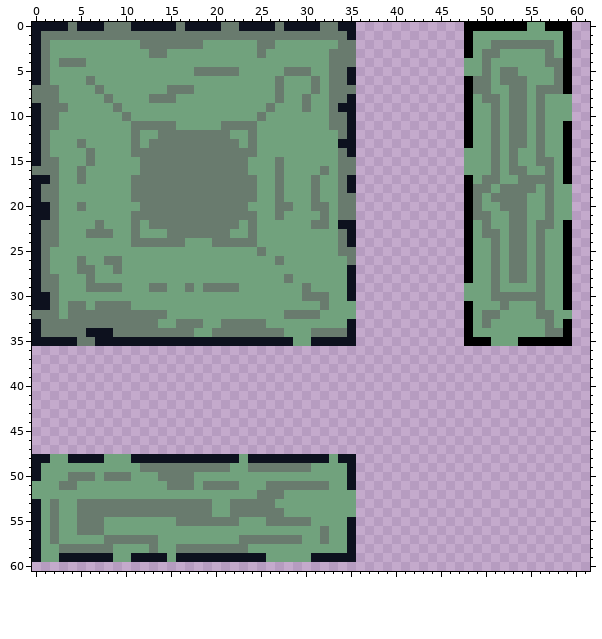
Sprite sheet -- art/myArt/walls.png. The first picture shows the starting point.
The file is 72x72 pixels. Shown: x 0..61, y 0..60.
After the commit:
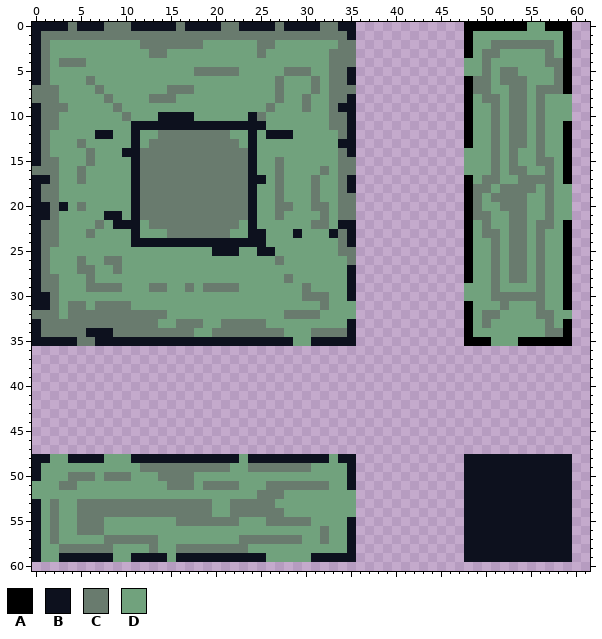
Palette (. is transparent): A #000000  B #0d111e  C #697b6e  D #71a27d
The exact change:
@@ x 1..35 @@
  9 CCCDDDDDCDDDDDDDDDDDDDDDDCDDDCDDCBB
-10 CCDDDDDDDCDDDDDDDDDDDDDDCDDDDDDDCCB
-11 CCDDDDDDDDCCCCCDDDDDCCCCDDDDDDDDCCB
-12 CDDDDDDDDDCDDCCCCCCCCDDCDDDDDDDDDCB
-13 CDDDCDDDDDCDCCCCCCCCCCDCDDDDDDDDDBB
-14 CDDDDCDDDDCCCCCCCCCCCCCCDDDDDDDDDCB
-15 CCDDDCDDDDDCCCCCCCCCCCCDDDCDDDDDDCC
-16 CCDDCDDDDDDCCCCCCCCCCCCDDDCDDDDCDCC
-17 BCDDCDDDDDCCCCCCCCCCCCCCDDCDDDCDDCB
-18 CCDDDDDDDDCCCCCCCCCCCCCCDDCDDDCDDCB
-19 CCDDDDDDDDCCCCCCCCCCCCCCDDCDDDCDDCC
-20 BCDDCDDDDDDCCCCCCCCCCCCDDDCCDDCCDCC
-21 BCDDDDDDDDCCCCCCCCCCCCCCDDCDDDDCDCC
-22 CCDDDDCDDDCDCCCCCCCCCCDCDDDDDDCCDBB
-23 CCDDDCCCDDCDDDCCCCCCCDDCDDDDDDDDDCB
-24 CCDDDDDDDDCCCCCCDDDCCCCCDDDDDDDDDCB
-25 CDDDDDDDDDDDDDDDDDDDDDDDCDDDDDDDDCC
+10 CCDDDDDDDCDDDBBBBDDDDDDBCDDDDDDDCCB
+11 CCDDDDDDDDBBBBBBBBBBBBBBBDDDDDDDCCB
+12 CDDDDDBBDDBDDCCCCCCCCDDBDBBBDDDDDCB
+13 CDDDCDDDDDBDCCCCCCCCCCDBDDDDDDDDDBB
+14 CDDDDCDDDBBCCCCCCCCCCCCBDDDDDDDDDCB
+15 CCDDDCDDDDBCCCCCCCCCCCCBDDCDDDDDDCC
+16 CCDDCDDDDDBCCCCCCCCCCCCBDDCDDDDCDCC
+17 BCDDCDDDDDBCCCCCCCCCCCCBBDCDDDCDDCB
+18 CCDDDDDDDDBCCCCCCCCCCCCBDDCDDDCDDCB
+19 CCDDDDDDDDBCCCCCCCCCCCCBDDCDDDCDDCC
+20 BCBDCDDDDDBCCCCCCCCCCCCBDDCCDDCCDCC
+21 BCDDDDDBBDBCCCCCCCCCCCCBDDCDDDDCDCC
+22 CCDDDDCDBBBDCCCCCCCCCCDBDDDDDDCCDBB
+23 CCDDDCDDDDBDDDCCCCCCCDDBBDDDBDDDBCB
+24 CCDDDDDDDDBBBBBBBBBBBBBBBDDDDDDDDCB
+25 CDDDDDDDDDDDDDDDDDDBBBDDBBDDDDDDDCC
 26 CDDDCDDCCDDDDDDDDDDDDDDDDDCDDDDDDDC
@@ x 46..61 @@
 47 ................
-48 ................
-49 ................
-50 ................
-51 ................
-52 ................
-53 ................
-54 ................
-55 ................
-56 ................
-57 ................
-58 ................
-59 ................
+48 ..BBBBBBBBBBBB..
+49 ..BBBBBBBBBBBB..
+50 ..BBBBBBBBBBBB..
+51 ..BBBBBBBBBBBB..
+52 ..BBBBBBBBBBBB..
+53 ..BBBBBBBBBBBB..
+54 ..BBBBBBBBBBBB..
+55 ..BBBBBBBBBBBB..
+56 ..BBBBBBBBBBBB..
+57 ..BBBBBBBBBBBB..
+58 ..BBBBBBBBBBBB..
+59 ..BBBBBBBBBBBB..
 60 ................
